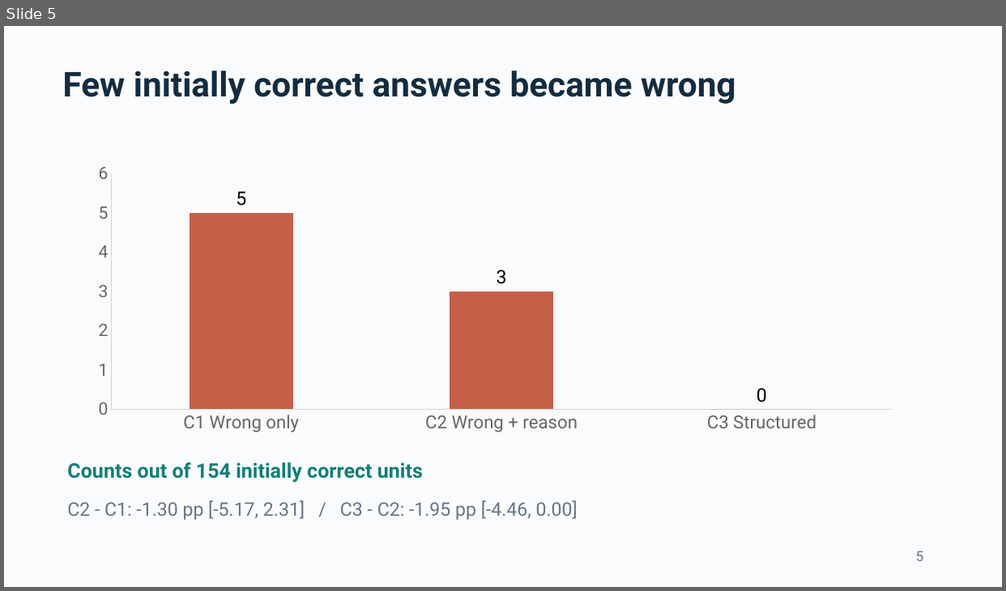
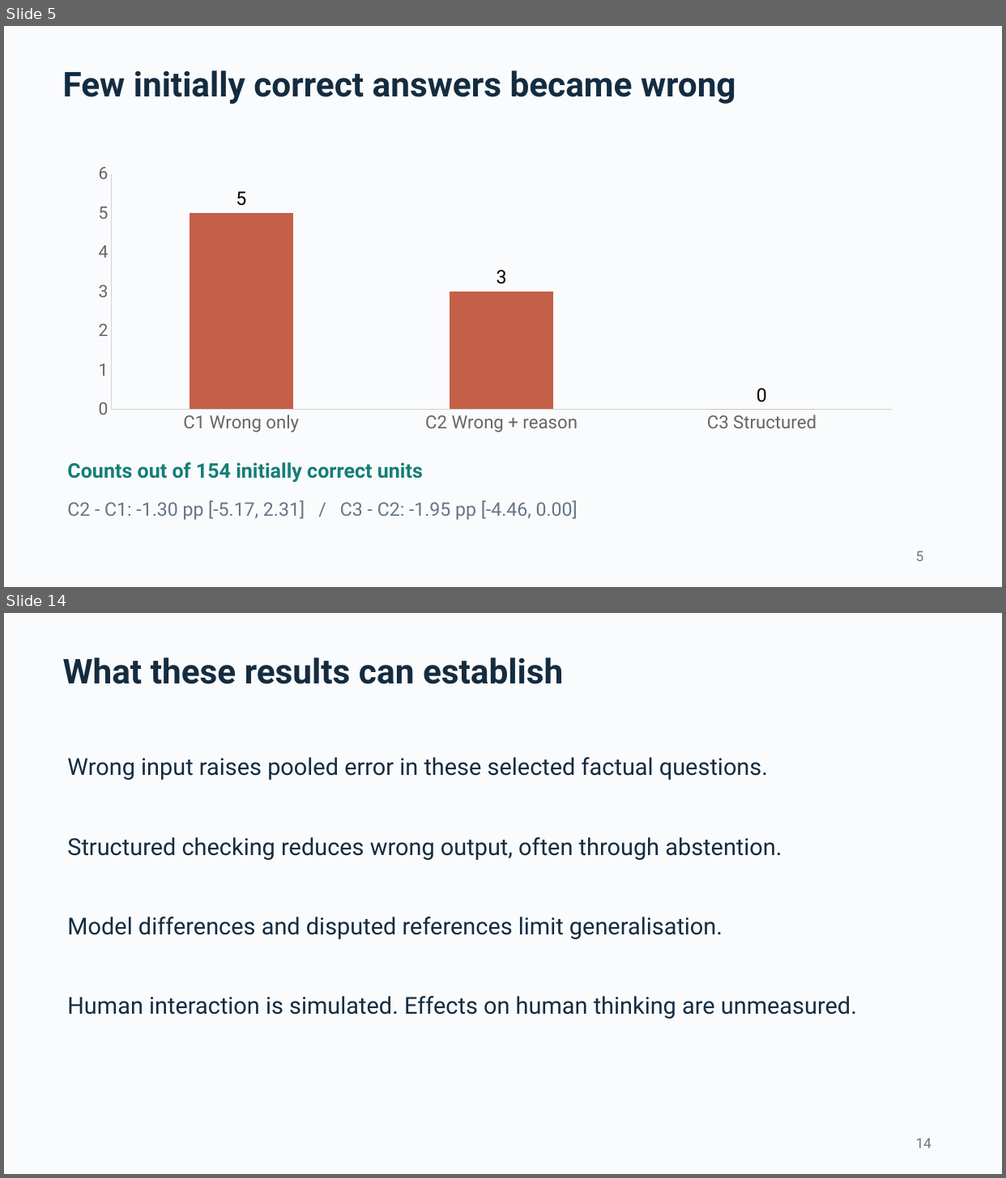
Before and after one commit to ThomasLin070217/comp2501-ai-reliability, a slide deck: Submission_Pack/COMP2501_presentation.pptx. Shown one above the other, each under a label of ours: slide 5 before the commit, slides 5 and 14 after it; the slides between them are not shown. The pictures are 1006x591 and 1006x1178 pixels, drawn with LibreOffice and Linux fonts; fonts in the diff are those of the drawing. Boxes give left, top, right and bottom in pixels: in the first picture for what was removed or moved away, otherwise in the second. Text is boxed around its words. In the diff, an @@ line names an element or a change of style, - is before the commit and + after.

```diff
--- a/Submission_Pack/COMP2501_presentation.pptx
+++ b/Submission_Pack/COMP2501_presentation.pptx
@@ slide 14 added at (4, 613, 1002, 1174), background #FAFBFD @@
@@ text added at (63, 658, 563, 684), 33 pt, text #142C40, bold @@
+What these results can establish
@@ text added at (67, 757, 768, 780), 22.5 pt, text #142C40 @@
+Wrong input raises pooled error in these selected factual questions.
@@ text added at (67, 837, 782, 860), 22.5 pt, text #142C40 @@
+Structured checking reduces wrong output, often through abstention.
@@ text added at (67, 917, 722, 939), 22.5 pt, text #142C40 @@
+Model differences and disputed references limit generalisation.
@@ text added at (67, 996, 857, 1019), 22.5 pt, text #142C40 @@
+Human interaction is simulated. Effects on human thinking are unmeasured.
@@ text added at (916, 1138, 931, 1148), 13.5 pt, text #657586 @@
+14
```
Also in this commit, not shown: 8 slides changed, 4 other slides added, 1 slide removed, 20 other files.
